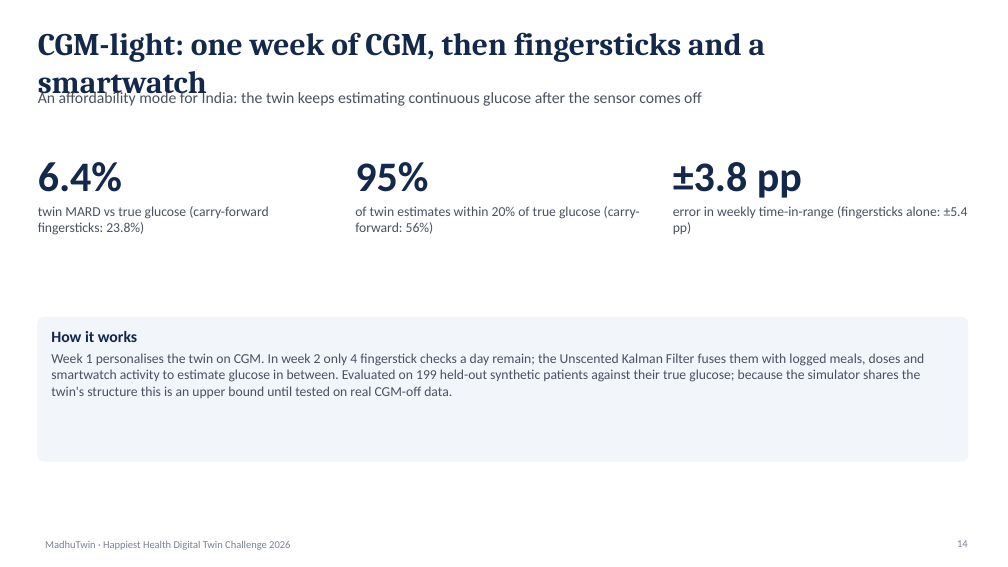
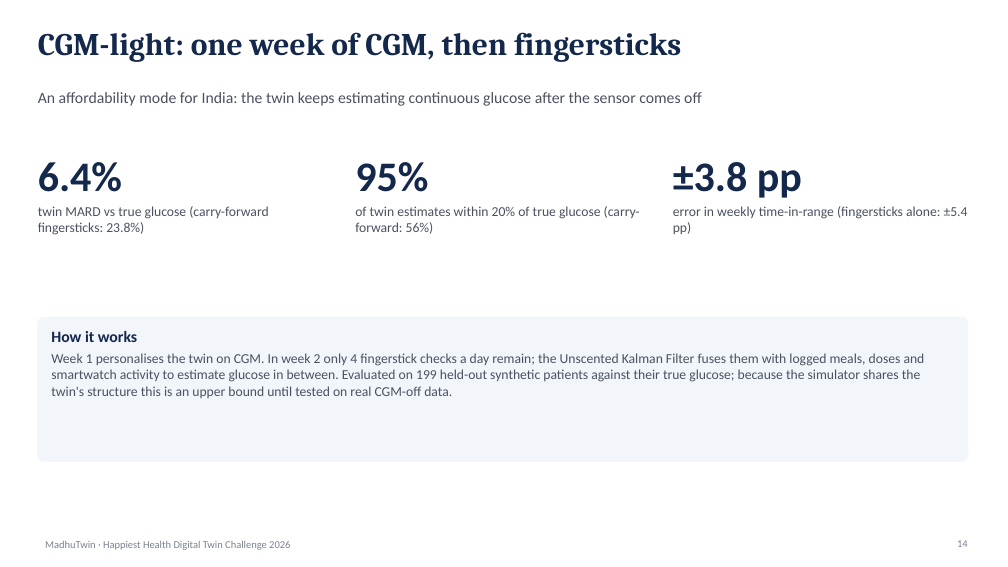
Before and after one commit to ShubAce/MadhuTwin, a slide deck: slide 14 of docs/presentation.pptx. Drawn at 1008x567 pixels with LibreOffice and Linux fonts; fonts in the diff are those of the drawing. Boxes give left, top, right and bottom in pixels: in the first picture for what was removed or moved away, otherwise in the second. Text is boxed around its words. In the diff, an @@ line names an element or a change of style, - is before the commit and + after.

```diff
--- a/docs/presentation.pptx
+++ b/docs/presentation.pptx
@@ text at (x1=38, y1=32, x2=681, y2=62): text changed @@
-CGM-light: one week of CGM, then fingersticks and a smartwatch
+CGM-light: one week of CGM, then fingersticks
```
Also in this commit, not shown: 9 other slides changed, 8 other files.
